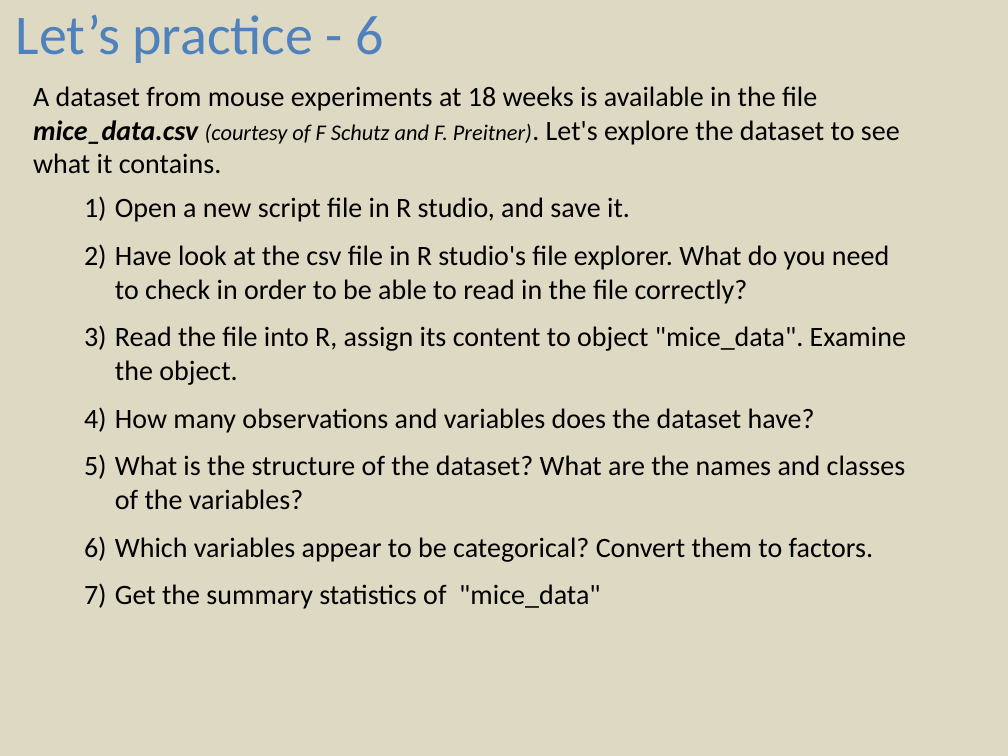
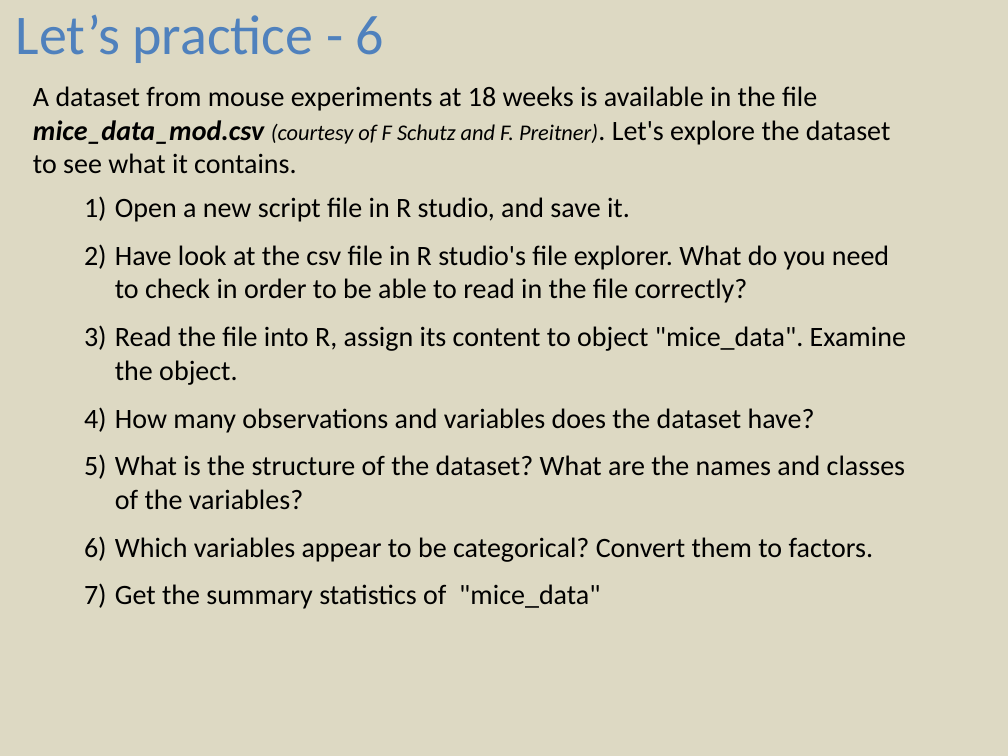
Before and after one commit to sib-swiss/first-steps-with-R-training, a slide deck: slide 6 of assets/pptx/First-steps-with-R_practicals_day1.pptx. Drawn at 1008x756 pixels with LibreOffice and Linux fonts; fonts in the diff are those of the drawing. Boxes give left, top, right and bottom in pixels: in the first picture for what was removed or moved away, otherwise in the second. Text is boxed around its words. In the diff, an @@ line names an element or a change of style, - is before the commit and + after.

```diff
--- a/assets/pptx/First-steps-with-R_practicals_day1.pptx
+++ b/assets/pptx/First-steps-with-R_practicals_day1.pptx
@@ text at box(33, 86, 891, 173): text changed @@
-A dataset from mouse experiments at 18 weeks is available in the file mice_data.csv (courtesy of F Schutz and F. Preitner). Let's explore the dataset to see what it contains.
+A dataset from mouse experiments at 18 weeks is available in the file mice_data_mod.csv (courtesy of F Schutz and F. Preitner). Let's explore the dataset to see what it contains.
```
Also in this commit, not shown: 1 other slide changed, 3 other files.
